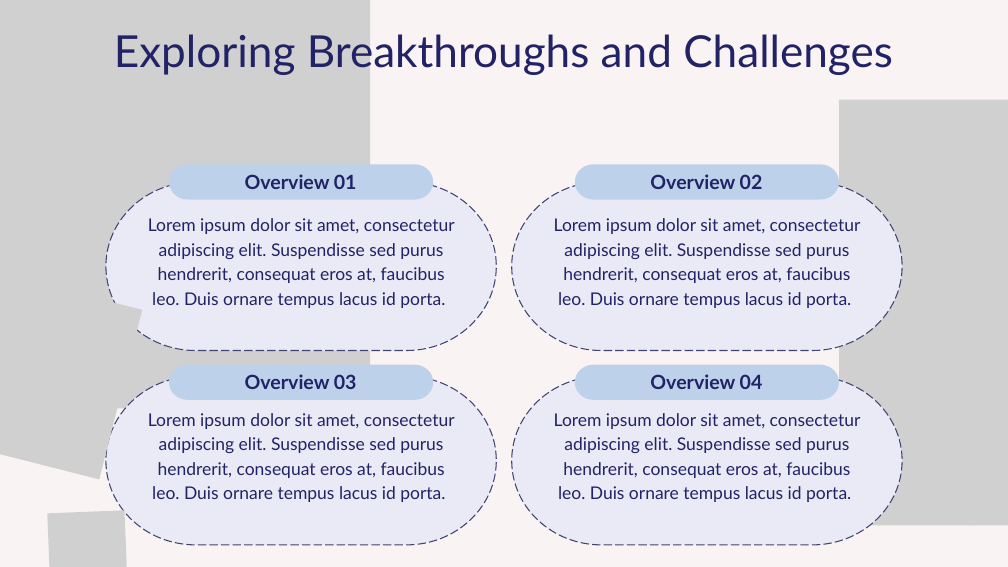
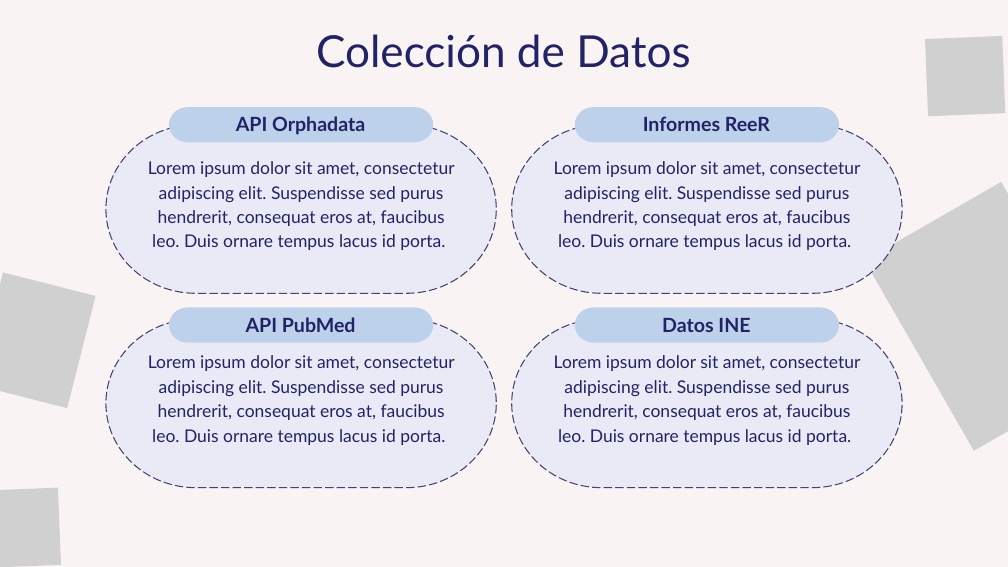
Before and after one commit to Muriburu/ITAcademy, a slide deck: slide 5 of Sprint 10 - Pràctica final/Presentación - Enfermedades raras.pptx (slide 4 before the commit). Drawn at 1008x567 pixels with LibreOffice and Linux fonts; fonts in the diff are those of the drawing; grey boxes stand for pictures. Boxes give left, top, right and bottom in pixels: in the first picture for what was removed or moved away, otherwise in the second. Text is boxed around its words. In the diff, an @@ line names an element or a change of style, - is before the commit and + after.

```diff
--- a/Sprint 10 - Pràctica final/Presentación - Enfermedades raras.pptx
+++ b/Sprint 10 - Pràctica final/Presentación - Enfermedades raras.pptx
@@ picture removed at box(0, 0, 370, 408) @@
@@ text at box(316, 34, 690, 68): text changed @@
-Exploring Breakthroughs and Challenges
+Colección de Datos
@@ picture: place and size @@
-picture at box(949, 142, 1008, 222)
+picture at box(925, 36, 1005, 116)
@@ text at box(236, 116, 365, 135): text changed @@
-Overview 01
+API Orphadata
@@ 4 texts, 4 freeform shapes: place and size @@
-4 texts, 4 freeform shapes at box(106, 164, 902, 545)
+4 texts, 4 freeform shapes at box(106, 107, 902, 487)
@@ text at box(643, 116, 770, 131): text changed @@
-Overview 02
+Informes ReeR
@@ picture removed at box(839, 100, 1008, 526) @@
@@ picture: place and size @@
-picture at box(866, 257, 1008, 525)
+picture at box(865, 182, 1008, 451)
@@ picture: place and size @@
-picture at box(0, 272, 142, 479)
+picture at box(0, 272, 96, 408)
@@ text at box(246, 317, 356, 332): text changed @@
-Overview 03
+API PubMed
@@ 4 freeform shapes: place and size @@
-4 freeform shapes at box(106, 182, 902, 400)
+4 freeform shapes at box(106, 124, 902, 343)
@@ text at box(662, 318, 750, 332): text changed @@
-Overview 04
+Datos INE
@@ picture: place and size @@
-picture at box(47, 510, 128, 567)
+picture at box(0, 488, 61, 567)
```
Also in this commit, not shown: 14 other slides changed, 3 slides added, 5 other files.
